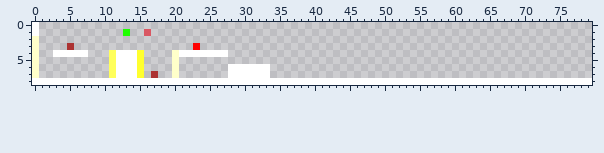
Edited in one commit: pixel-art file (bin/rsc/Mapa medonho.aseprite). This is how it looked before the edit.
80x9 pixels, 1 frame. Colours within 5 levels of each other are drawn and written as one.
After the commit:
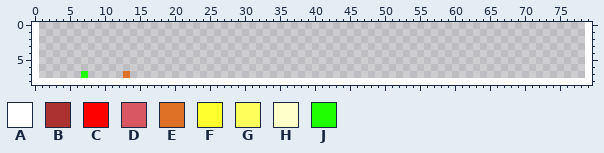
Palette (. is transparent): A #ffffff  B #ac3232  C #ff0000  D #d95763  E #df7126  F #ffff2e  G #ffff5b  H #ffffca  J #1eff00
Difference:
{"y":0,"x":79,"old":".","new":"A"}
{"y":1,"x":13,"old":"J","new":"."}
{"y":1,"x":16,"old":"D","new":"."}
{"y":1,"x":79,"old":".","new":"A"}
{"y":2,"x":0,"old":"H","new":"A"}
{"y":2,"x":79,"old":".","new":"A"}
{"y":3,"x":0,"old":"H","new":"A"}
{"y":3,"x":5,"old":"B","new":"."}
{"y":3,"x":23,"old":"C","new":"."}
{"y":3,"x":79,"old":".","new":"A"}
{"y":4,"x":0,"old":"H","new":"A"}
{"y":4,"x":3,"old":"AAAAA","new":"....."}
{"y":4,"x":11,"old":"GAAAF","new":"....."}
{"y":4,"x":20,"old":"HAAAAAAA","new":"........"}
{"y":4,"x":79,"old":".","new":"A"}
{"y":5,"x":0,"old":"H","new":"A"}
{"y":5,"x":11,"old":"GAAAF","new":"....."}
{"y":5,"x":20,"old":"H","new":"."}
{"y":5,"x":79,"old":".","new":"A"}
{"y":6,"x":0,"old":"H","new":"A"}
{"y":6,"x":11,"old":"GAAAF","new":"....."}
{"y":6,"x":20,"old":"H","new":"."}
{"y":6,"x":28,"old":"AAAAAA","new":"......"}
{"y":6,"x":79,"old":".","new":"A"}
{"y":7,"x":0,"old":"H","new":"A"}
{"y":7,"x":7,"old":".","new":"J"}
{"y":7,"x":11,"old":"GAAAF","new":"..E.."}
{"y":7,"x":17,"old":"B","new":"."}
{"y":7,"x":20,"old":"H","new":"."}
{"y":7,"x":28,"old":"AAAAAA","new":"......"}
{"y":7,"x":79,"old":".","new":"A"}
{"label":"added","picture_box":[585,22,592,78]}
{"label":"changed","picture_box":[32,29,270,78]}
